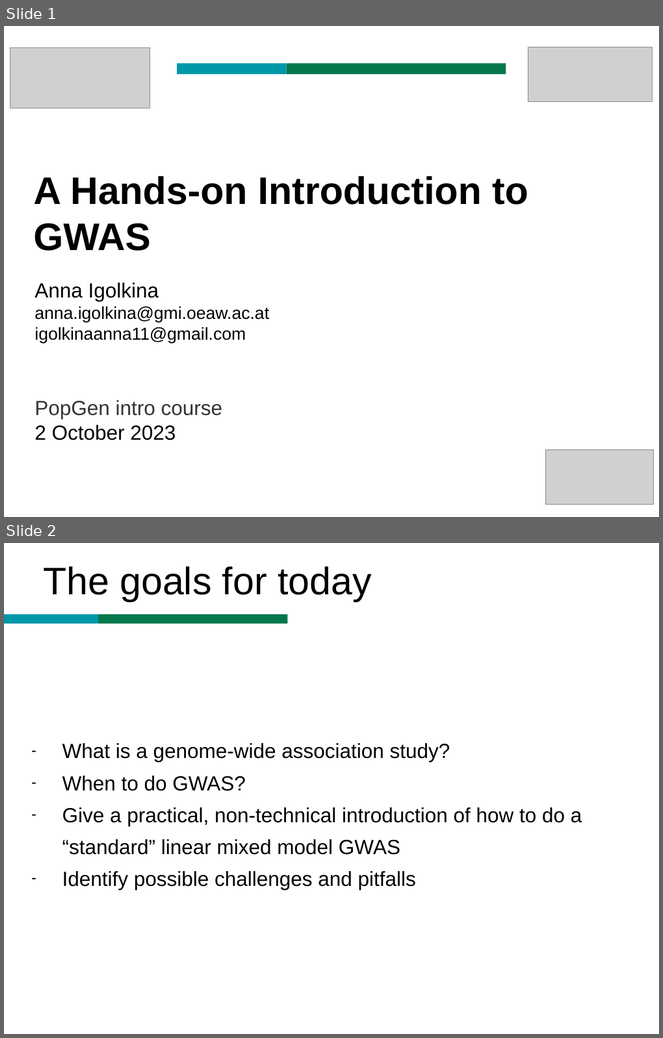
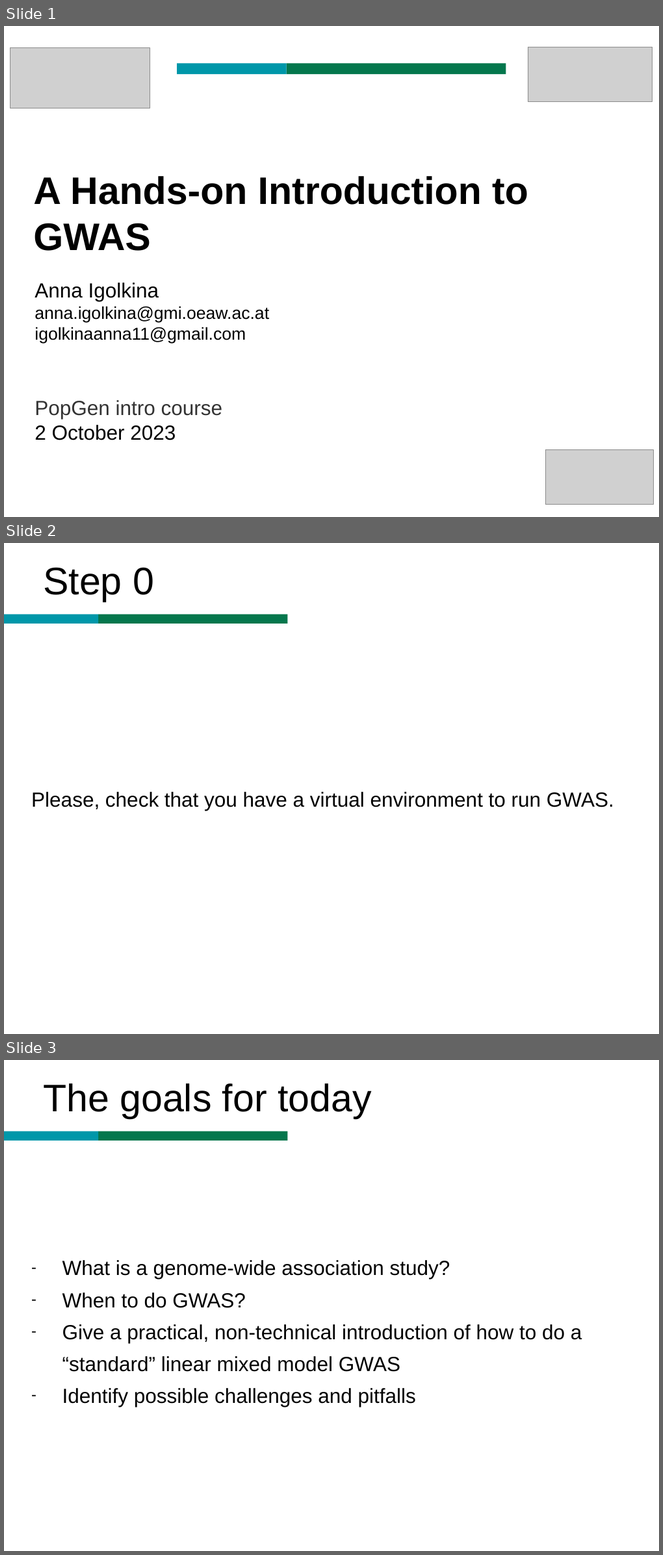
Before and after one commit to Gregor-Mendel-Institute/gwas_workshop, a slide deck: lecture/GWAS_PopGen_2023.pptx. Shown one above the other, each under a label of ours: slides 1 and 2 before the commit, slides 1, 2 and 3 after it. The pictures are 663x1038 and 663x1555 pixels, drawn with LibreOffice and Linux fonts; fonts in the diff are those of the drawing; grey boxes stand for pictures. Boxes give left, top, right and bottom in pixels: in the first picture for what was removed or moved away, otherwise in the second. Text is boxed around its words. In the diff, an @@ line names an element or a change of style, - is before the commit and + after.

Commit message:
presentation

```diff
--- a/lecture/GWAS_PopGen_2023.pptx
+++ b/lecture/GWAS_PopGen_2023.pptx
@@ slide 2 added at (4, 543, 659, 1034), background #FFFFFF @@
@@ text added at (43, 567, 154, 601), 60 pt, text #000000 @@
+Step 0
@@ rectangle added at (4, 615, 98, 624), fill #0097A9 @@
@@ rectangle added at (98, 615, 288, 624), fill #05774D @@
@@ text added at (31, 792, 614, 811), 32 pt, text #000000 @@
+Please, check that you have a virtual environment to run GWAS.
@@ what was slide 2 is now slide 3 @@
```
